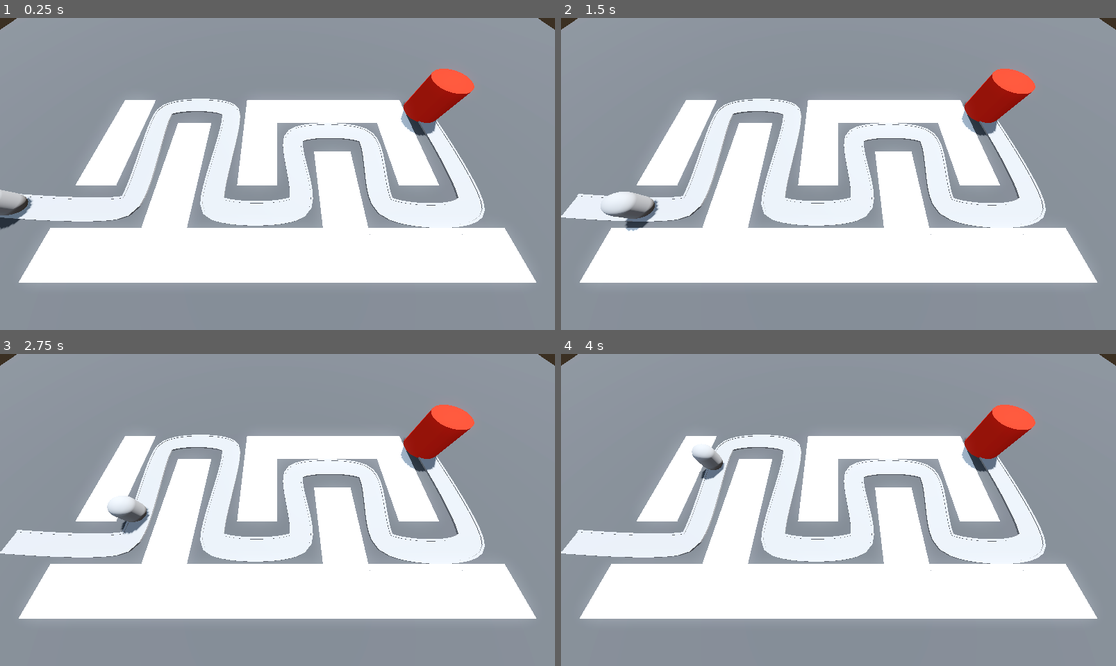
Above: before the commit, frames 1-4 (two rows, left to right).
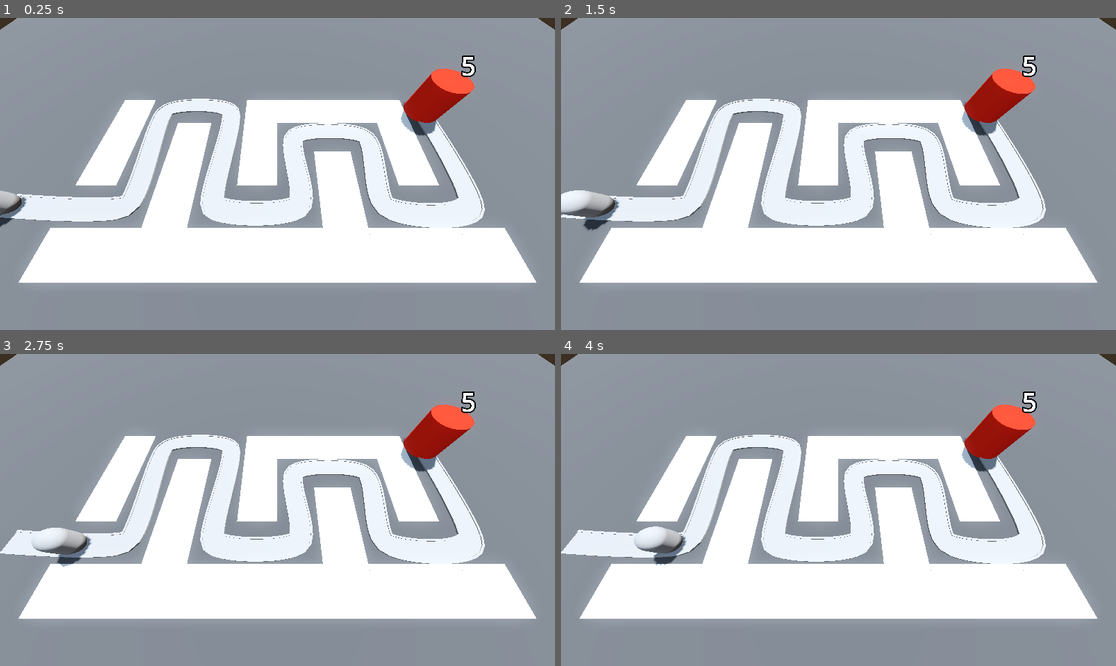
Above: after the commit, the same moments.

Repository: yrubner/TowerDefenseGD
Game: Godot game, scene res://BaseLevel.tscn
Two runs of this game, one before a commit and one after it. Both use one fixed random seed, a clock stepped at 60 frames per second and the inputs below.
Inputs:
- Up to frame 1 (0.25 s): no input
- Up to frame 2 (1.5 s): no input
- Up to frame 3 (2.75 s): no input
- Up to frame 4 (4 s): no input

The runs differ from the first frame. In frame 1, 0.4% of the frame differs, in the area x 0-86%, y 12-68%; in frame 2, 1.6%, in the area x 0-86%, y 12-69%; in frame 3, 1.3%; in frame 4, 1.1%.

Commit message:
Finished Lesson 39: Health and Labels

Diff:
--- a/Base/base.gd
+++ b/Base/base.gd
@@ -1,4 +1,12 @@
 extends Node3D
+
+@export var max_health: int = 5
+@onready var label_3d: Label3D = $Label3D
+
+func _ready() -> void:
+	label_3d.text = str(max_health)
 
 func take_damage() -> void:
 	print("damage dealt to base!")
+	max_health -= 1
+	label_3d.text = str(max_health)
--- a/Base/base.tscn
+++ b/Base/base.tscn
@@ -15,3 +15,10 @@
 radius = 2.0
 height = 4.0
 sides = 32
+
+[node name="Label3D" type="Label3D" parent="."]
+transform = Transform3D(1, 0, 0, 0, 1, 0, 0, 0, 1, 0, 5.5, 0)
+billboard = 1
+text = "starting health"
+font_size = 500
+outline_size = 100
--- a/Enemy/enemy.gd
+++ b/Enemy/enemy.gd
@@ -9,3 +9,4 @@
 	progress += delta * speed
 	if progress_ratio == 1.0:
 		base.take_damage()
+		set_process(false)
--- a/Enemy/enemy.tscn
+++ b/Enemy/enemy.tscn
@@ -10,7 +10,6 @@
 transform = Transform3D(0.999987, 0, 0, 0, 1, 0, 0, 0, 0.999987, 0, 0, 0)
 loop = false
 script = ExtResource("1_lvwys")
-speed = 5.0
 
 [node name="MeshInstance3D" type="MeshInstance3D" parent="."]
 transform = Transform3D(1, 0, 3.55271e-15, 0, 1, 0, -3.55271e-15, 0, 1, 0, 1.5, 0)
Not shown: 4 places in MeshLibraries/SpaceLibrary.tres that only renumber resources
Not shown, changed: README.md
